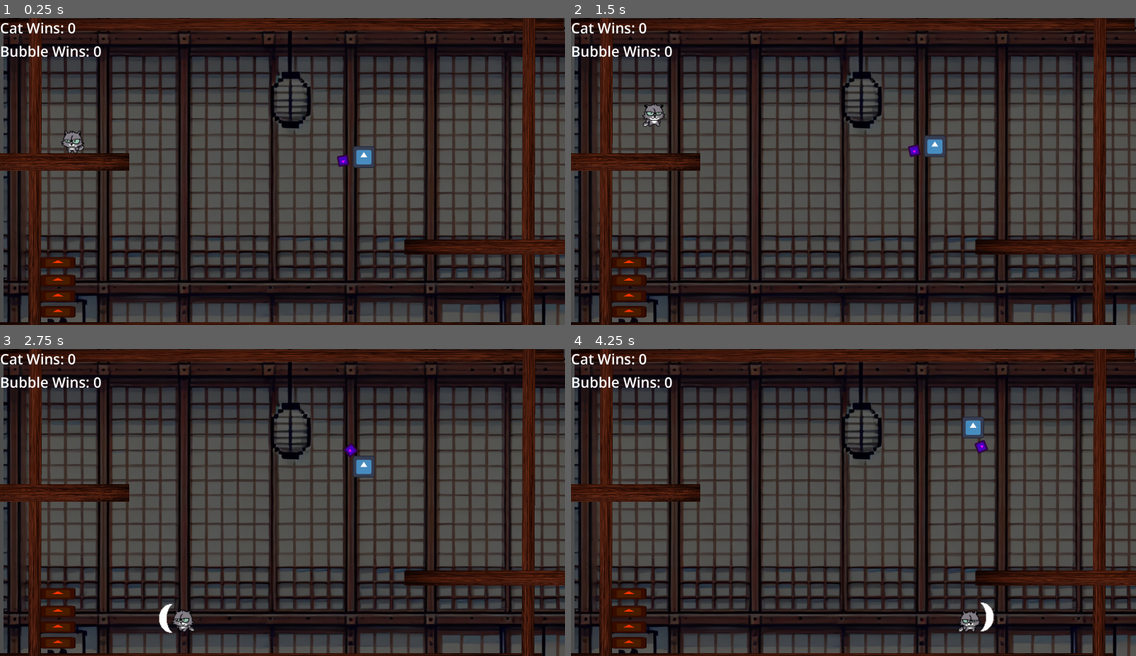
Above: before the commit, frames 1-4 (two rows, left to right).
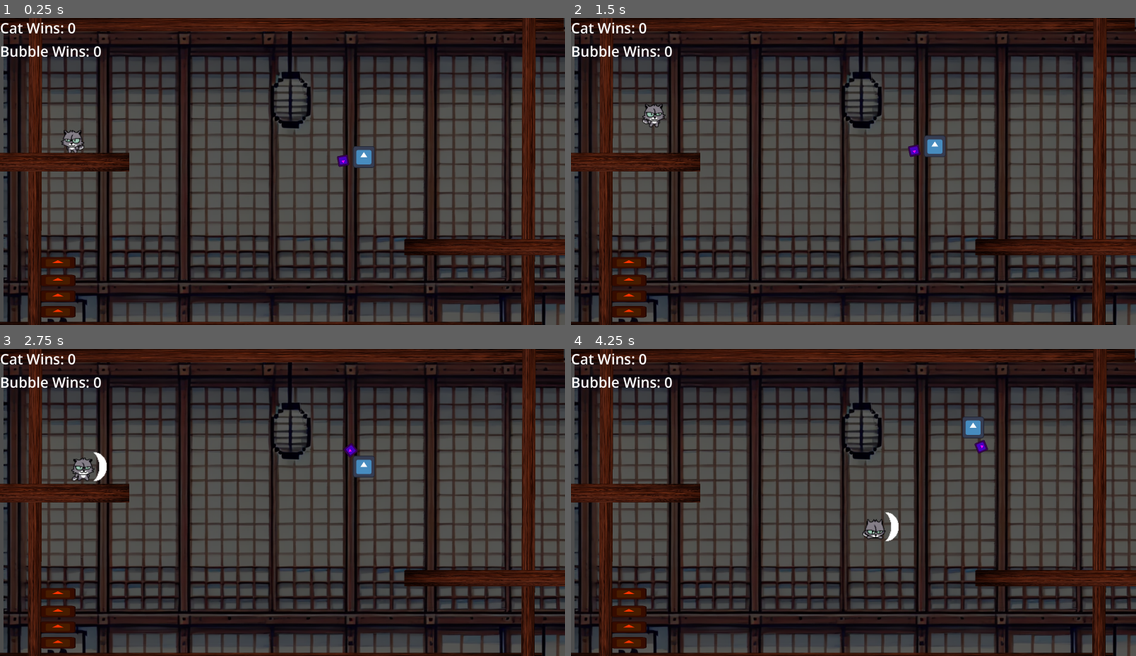
Above: after the commit, the same moments.

Repository: firesmoker/bubble07
Game: Godot game, scene res://scenes/game.tscn
Two runs of this game, one before a commit and one after it. Both use one fixed random seed, a clock stepped at 60 frames per second and the inputs below. The engine's default icon, where the game draws it, is replaced by a stand-in: a white triangle on a blue panel in a dark square.
Inputs (mouse positions are in pixels of both pictures, inside the frame that each line leads up to):
- Up to frame 1 (0.25 s): no input
- Up to frame 2 (1.5 s): move the mouse to (977, 156) at 0.52 s; hold D (right) from 0.53 s (still down); tap Space (attack) at 0.6 s; tap W (jump) at 0.77, 0.8, 1.07, 1.35 s; move the mouse to (740, 186) at 1.27 s
- Up to frame 3 (2.75 s): tap W (jump) at 1.52, 1.82, 2.3 s; tap Space (attack) at 1.55, 2.1 s; move the mouse to (339, 434) at 2.02 s; release D (right) at 2.03 s; hold A (left) from 2.03 s (still down)
- Up to frame 4 (4.25 s): move the mouse to (825, 563) at 2.77 s; release A (left) at 2.78 s; hold D (right) from 2.78 s (still down); click (825, 563) at 2.85 s; tap W (jump) at 3.02, 3.32, 3.77, 3.8, 4.07 s; tap Space (attack) at 3.05, 3.6 s; move the mouse to (1023, 548) at 3.52 s

The runs differ from the first frame. In frame 1, 1.5% of the frame differs, in the area x 0-100%, y 0-100%; in frame 2, 1.6%; in frame 3, 2.1%; in frame 4, 2.0%.

Commit message:
Jumping annimation

Diff:
--- a/scenes/catplayer.tscn
+++ b/scenes/catplayer.tscn
@@ -8,6 +8,7 @@
 [ext_resource type="Texture2D" uid="uid://c0jxnbhm345a2" path="res://assats/CatRun-Sheet.png" id="4_mjrp2"]
 [ext_resource type="Texture2D" uid="uid://c11wurlcs22t5" path="res://assats/CatAttack-Sheet.png" id="6_2c2ot"]
 [ext_resource type="PackedScene" path="res://scenes/damager.tscn" id="6_ic3h7"]
+[ext_resource type="Texture2D" uid="uid://ox6odcak0ali" path="res://assats/CatFallDown-Sheet.png" id="9_14ivv"]
 [ext_resource type="Texture2D" uid="uid://ckewbccqo5rno" path="res://assats/CatJumpUp-Sheet.png" id="9_47wsw"]
 [ext_resource type="Texture2D" uid="uid://bge1kedf3y0hg" path="res://assats/SwipeEffect-Sheet.png" id="9_eqrde"]
 
@@ -113,6 +114,18 @@
 atlas = ExtResource("3_71wjl")
 region = Rect2(192, 0, 64, 64)
 
+[sub_resource type="AtlasTexture" id="AtlasTexture_kb7xw"]
+atlas = ExtResource("9_14ivv")
+region = Rect2(0, 0, 64, 64)
+
+[sub_resource type="AtlasTexture" id="AtlasTexture_3epk8"]
+atlas = ExtResource("9_14ivv")
+region = Rect2(64, 0, 64, 64)
+
+[sub_resource type="AtlasTexture" id="AtlasTexture_wyfro"]
+atlas = ExtResource("9_14ivv")
+region = Rect2(128, 0, 64, 64)
+
 [sub_resource type="AtlasTexture" id="AtlasTexture_or7mr"]
 atlas = ExtResource("9_47wsw")
 region = Rect2(128, 0, 64, 64)
@@ -233,6 +246,20 @@
 }, {
 "frames": [{
 "duration": 1.0,
+"texture": SubResource("AtlasTexture_kb7xw")
+}, {
+"duration": 1.0,
+"texture": SubResource("AtlasTexture_3epk8")
+}, {
+"duration": 1.0,
+"texture": SubResource("AtlasTexture_wyfro")
+}],
+"loop": false,
+"name": &"jump_down",
+"speed": 12.0
+}, {
+"frames": [{
+"duration": 1.0,
 "texture": SubResource("AtlasTexture_or7mr")
 }, {
 "duration": 1.0,
@@ -241,7 +268,7 @@
 "duration": 1.0,
 "texture": SubResource("AtlasTexture_qbgjt")
 }],
-"loop": true,
+"loop": false,
 "name": &"jump_up",
 "speed": 12.0
 }, {
@@ -334,9 +361,10 @@
 [node name="AnimatedSprite2D" type="AnimatedSprite2D" parent="."]
 scale = Vector2(1.98298, 1.9456)
 sprite_frames = SubResource("SpriteFrames_p07ug")
-animation = &"jump_up"
+animation = &"jump_down"
 autoplay = "idle"
-frame_progress = 0.364546
+frame = 2
+frame_progress = 1.0
 
 [connection signal="body_entered" from="BubbleDamager" to="BubbleDamager" method="_on_body_entered"]
 [connection signal="animation_finished" from="Axis/SlashAnimation" to="." method="_on_slash_animation_animation_finished"]
--- a/scenes/game.tscn
+++ b/scenes/game.tscn
@@ -10,6 +10,7 @@
 [sub_resource type="CanvasItemMaterial" id="CanvasItemMaterial_uj3f0"]
 
 [node name="Game" type="Node2D"]
+position = Vector2(-5, 0)
 script = ExtResource("1_2p5m5")
 
 [node name="UI" type="CanvasLayer" parent="."]
--- a/scenes/platform.tscn
+++ b/scenes/platform.tscn
@@ -18,8 +18,8 @@
 metadata/_edit_lock_ = true
 
 [node name="Sprite2D" type="Sprite2D" parent="."]
-position = Vector2(-0.376128, -0.307923)
-scale = Vector2(-0.86573, -0.464644)
+position = Vector2(-0.376128, -0.307919)
+scale = Vector2(-0.86573, -0.488939)
 texture = ExtResource("1_x4hhk")
 
 [node name="Damager" parent="." instance=ExtResource("2_bbh27")]
--- a/scripts/catplayer.gd
+++ b/scripts/catplayer.gd
@@ -10,6 +10,9 @@
 var platform_velocity : Vector2
 var attacking: bool = false
 var dying: bool = false
+var played_falling: bool = false
+var played_jumping: bool = false
+#var jumping: bool = false
 
 
 func _ready() -> void:
@@ -22,6 +25,9 @@
 	# Add the gravity.
 	if not is_on_floor():
 		velocity += get_gravity() * 2 * delta
+	else:
+		played_jumping = false
+		played_falling = false
 	# Handle jump.
 
 	if Input.is_action_just_pressed("jump") and is_on_floor():
@@ -32,10 +38,17 @@
 	# Get the input direction and handle the movement/deceleration.
 	# As good practice, you should replace UI actions with custom gameplay actions.
 	var direction := Input.get_axis("left", "right")
-	if direction and not attacking:
+	if not is_on_floor():
+		if velocity.y > 0 and not played_jumping and not attacking:
+			animated_sprite_2d.play("jump_down")
+			played_jumping = true
+		elif not played_falling and not attacking:
+			animated_sprite_2d.play("jump_up")
+			played_falling = true
+	elif direction and not attacking:
 		animated_sprite_2d.play("run")
 		velocity.x = direction * SPEED
-	elif not attacking:
+	elif not attacking and is_on_floor():
 		animated_sprite_2d.play("idle")
 		velocity.x = move_toward(velocity.x, 0, SPEED)
 
@@ -72,7 +85,6 @@
 	axis.process_mode = Node.PROCESS_MODE_DISABLED
 
 func jump() -> void:
-	animated_sprite_2d.play("jump_up")
 	print("jump")
 	velocity.y = JUMP_VELOCITY
 
Not shown: 1 places in scenes/catplayer.tscn that only renumber resources
